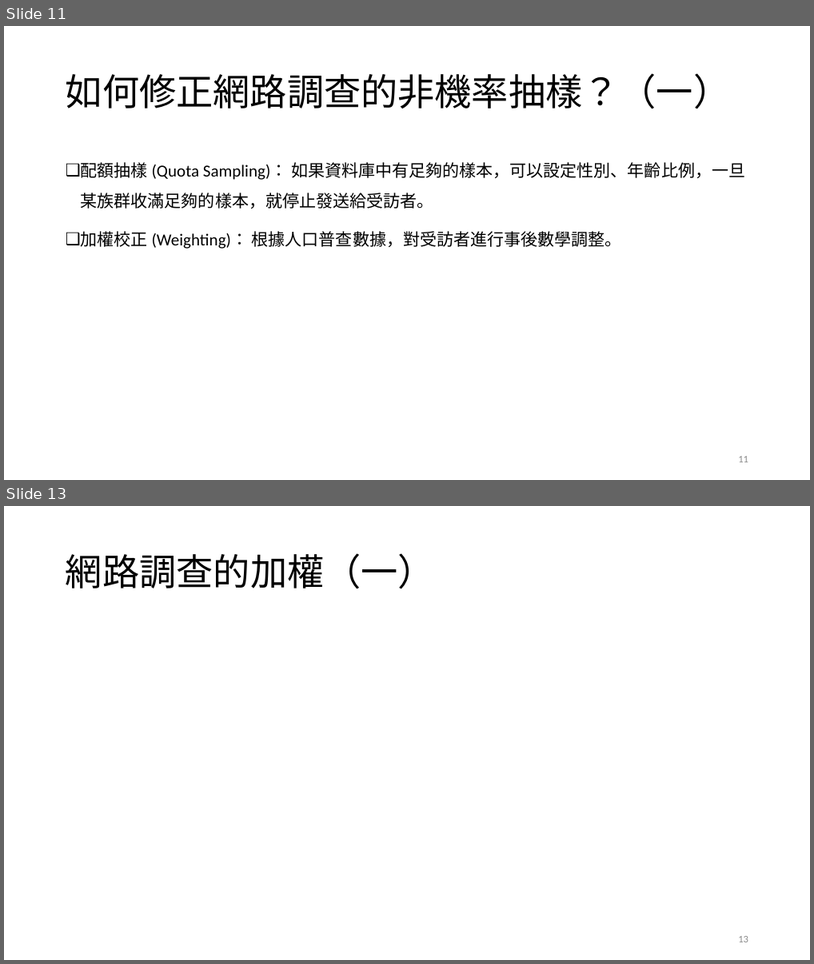
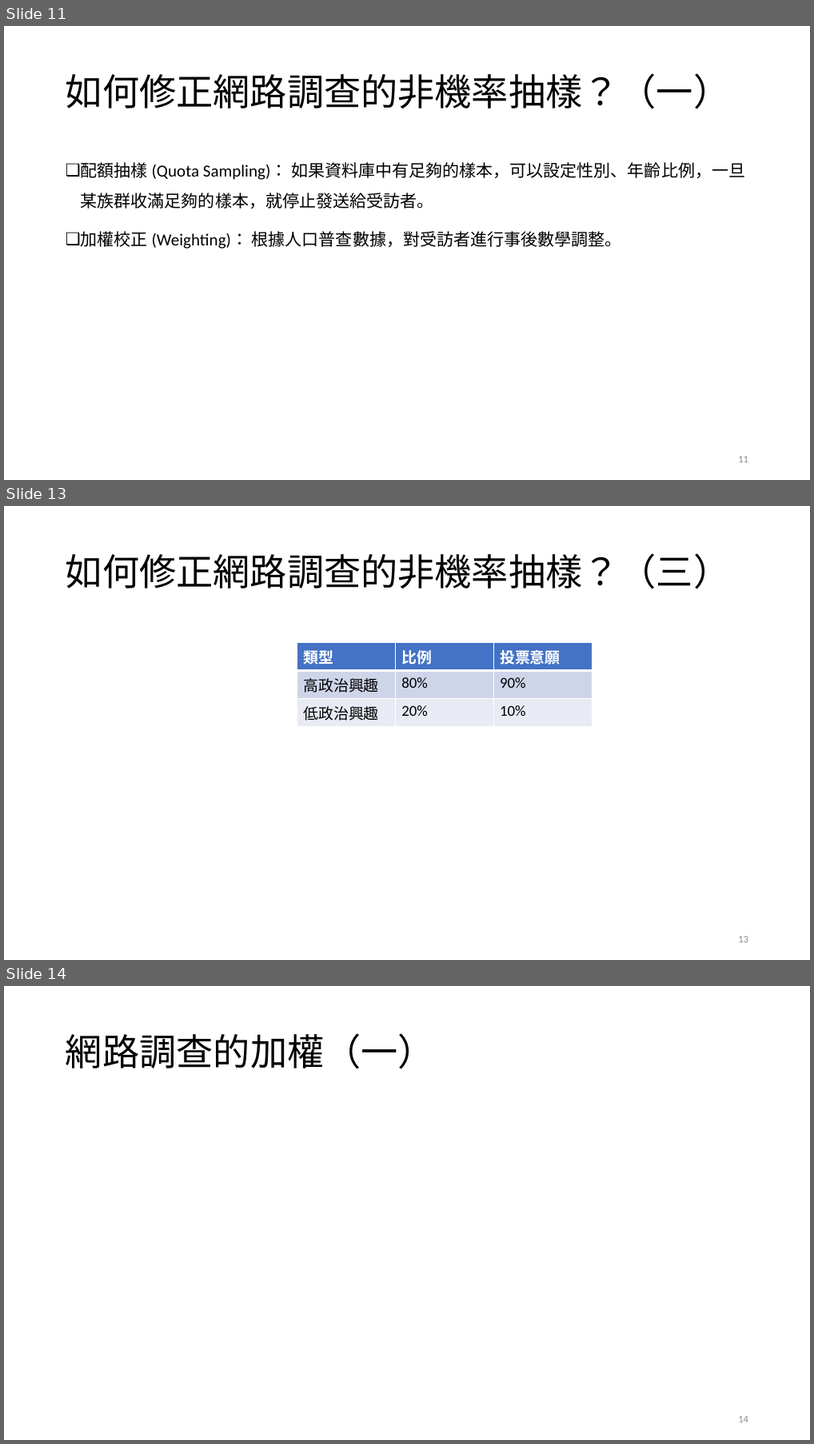
Before and after one commit to TsaiChiahung/PublicOpinion2026, a slide deck: 投影片/民意與調查Week4.pptx. Shown one above the other, each under a label of ours: slides 11 and 13 before the commit, slides 11, 13 and 14 after it; the slides between them are not shown. The pictures are 814x964 and 814x1444 pixels, drawn with LibreOffice and Linux fonts; fonts in the diff are those of the drawing; grey boxes stand for pictures. Boxes give left, top, right and bottom in pixels: in the first picture for what was removed or moved away, otherwise in the second. Text is boxed around its words. In the diff, an @@ line names an element or a change of style, - is before the commit and + after.

```diff
--- a/投影片/民意與調查Week4.pptx
+++ b/投影片/民意與調查Week4.pptx
@@ slide 13 added at bbox=[4, 506, 810, 960], background #FFFFFF @@
@@ title added at bbox=[66, 553, 730, 589], 44 pt, text #000000 @@
+如何修正網路調查的非機率抽樣？（三）
@@ table added at bbox=[298, 643, 594, 724], 3 rows, 3 columns @@
+類型 | 比例 | 投票意願
+高政治興趣 | 80% | 90%
+低政治興趣 | 20% | 10%
@@ page number added at bbox=[738, 936, 749, 942], 12 pt, text #8C8C8C @@
+13
@@ what was slide 13 is now slide 14 @@
@@ page number at bbox=[738, 1416, 749, 1422]: text changed @@
-13
+14
```
Also in this commit, not shown: 4 slides changed.
